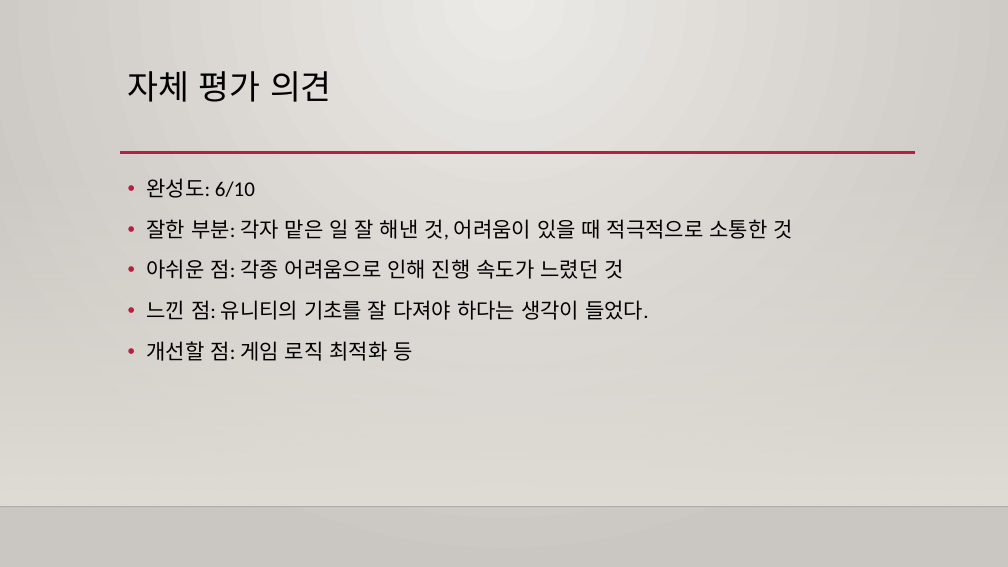
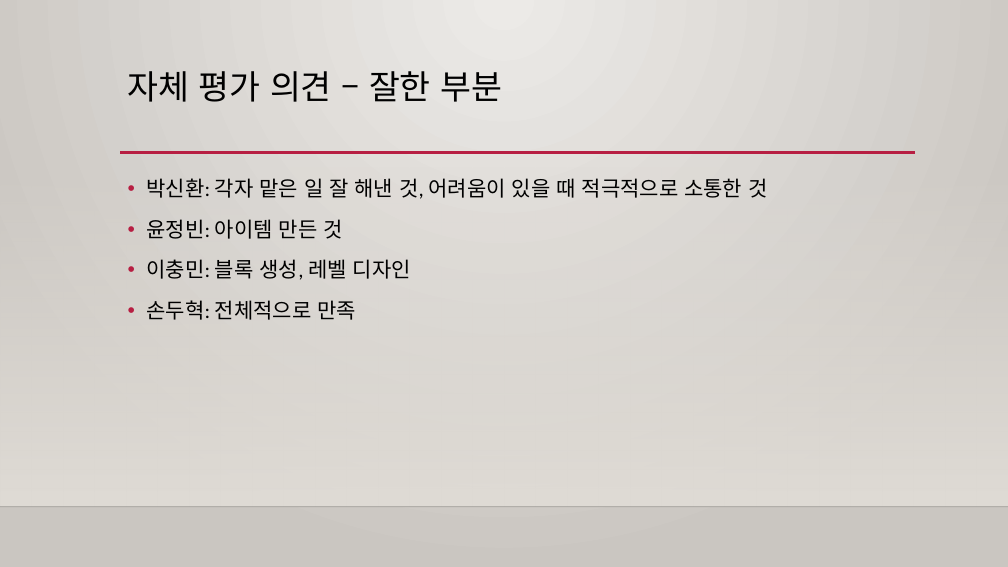
Before and after one commit to Bin2y/Break-Out, a slide deck: slide 10 of 결과보고서_B11팀(벽돌깨기).pptx (slide 9 before the commit). Drawn at 1008x567 pixels with LibreOffice and Linux fonts; fonts in the diff are those of the drawing; background and template pictures are left out. Boxes give left, top, right and bottom in pixels: in the first picture for what was removed or moved away, otherwise in the second. Text is boxed around its words. In the diff, an @@ line names an element or a change of style, - is before the commit and + after.

```diff
--- a/결과보고서_B11팀(벽돌깨기).pptx
+++ b/결과보고서_B11팀(벽돌깨기).pptx
@@ title at (128, 71, 502, 102): text changed @@
-자체 평가 의견
+자체 평가 의견 – 잘한 부분
@@ text at (146, 178, 767, 320): text changed @@
-• 완성도: 6/10
-• 잘한 부분: 각자 맡은 일 잘 해낸 것, 어려움이 있을 때 적극적으로 소통한 것
-• 아쉬운 점: 각종 어려움으로 인해 진행 속도가 느렸던 것
-• 느낀 점: 유니티의 기초를 잘 다져야 하다는 생각이 들었다.
-• 개선할 점: 게임 로직 최적화 등
+• 박신환: 각자 맡은 일 잘 해낸 것, 어려움이 있을 때 적극적으로 소통한 것
+• 윤정빈: 아이템 만든 것
+• 이충민: 블록 생성, 레벨 디자인
+• 손두혁: 전체적으로 만족
```
Also in this commit, not shown: 6 other slides changed, 4 slides added.
